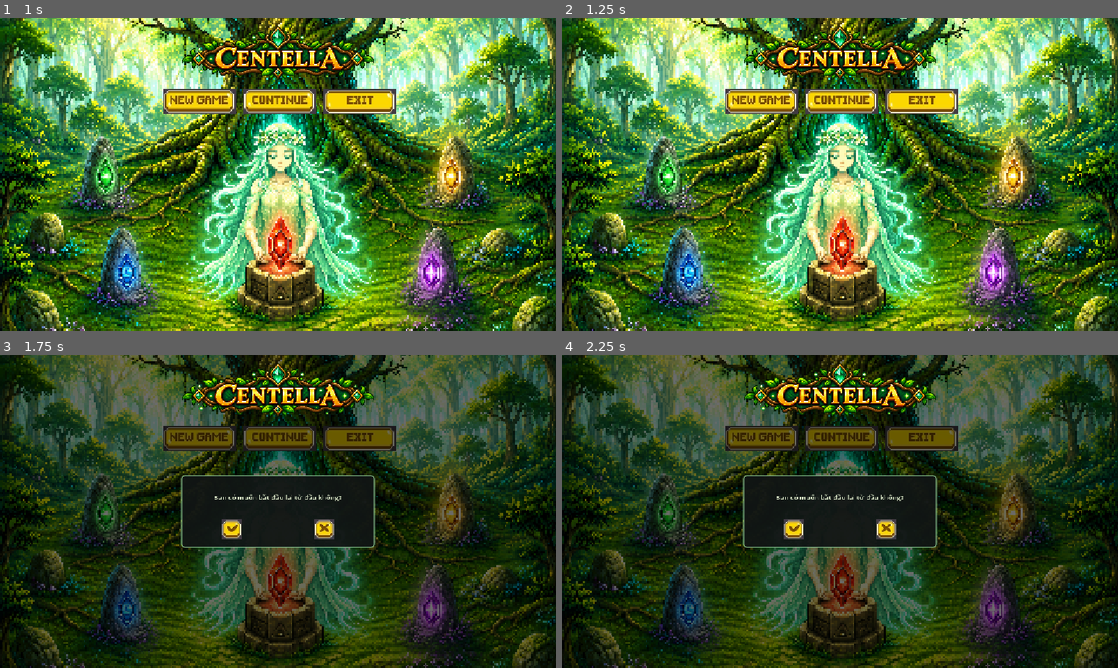
Above: before the commit, frames 1-4 (two rows, left to right).
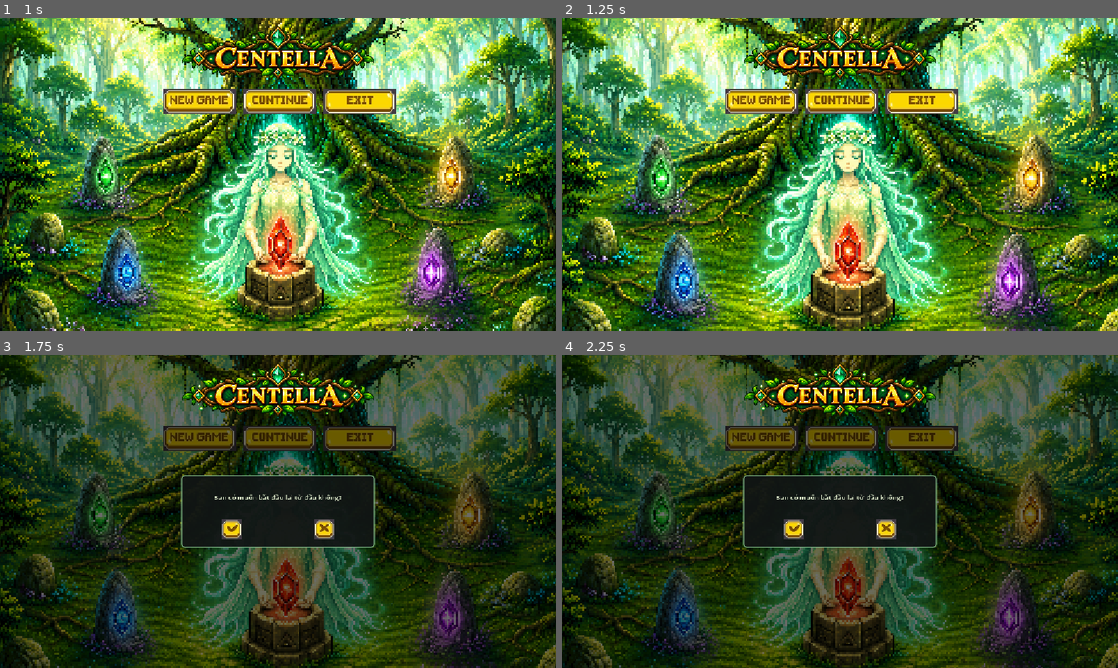
Above: after the commit, the same moments.

Repository: triqanforwork-collab/2DGameProject
Game: Godot game, scene res://scenes/ui/SplashScreen.tscn
The game is run twice, just before and just after one commit, with the same random seed, the same clock (stepped at 60 frames per second) and the same inputs.
Inputs (mouse positions are in pixels of both pictures, inside the frame that each line leads up to):
- Up to frame 1 (1 s): tap Enter at 0.5 s; move the mouse to (400, 158) at 0.52 s; hold D (move_right) from 0.53 s (still down); tap Space (attack) at 0.6 s; click (400, 158) at 0.67 s
- Up to frame 2 (1.25 s): keep holding D (move_right)
- Up to frame 3 (1.75 s): release D (move_right) at 1.25 s; click (200, 439) at 1.25 s
- Up to frame 4 (2.25 s): click (762, 439) at 2 s

Frame 1 is identical in both runs. In frame 2, 76% of the frame differs, in the area x 0-100%, y 0-100%; in frame 3, 43%; in frame 4, 42%.

Commit message:
Animate main menu background

Diff:
--- a/scripts/ui/main_menu.gd
+++ b/scripts/ui/main_menu.gd
@@ -1,6 +1,10 @@
 extends Control
 
 const HUB_SCENE_PATH := "res://scenes/hub/Hub.tscn"
+const BACKGROUND_BASE_ZOOM := 1.06
+const BACKGROUND_ZOOM_RANGE := 0.012
+const BACKGROUND_DRIFT_RANGE := Vector2(12.0, 8.0)
+const BACKGROUND_DRIFT_SPEED := Vector2(0.32, 0.24)
 
 enum ConfirmAction {
 	NONE,
@@ -8,14 +12,39 @@
 	EXIT_GAME,
 }
 
+@onready var background: TextureRect = $Background
 @onready var confirm_overlay: Control = $ConfirmOverlay
 @onready var message_label: Label = $ConfirmOverlay/ConfirmPanel/DialogLayout/MessageLabel
 
+var background_base_position := Vector2.ZERO
 var current_confirm_action: ConfirmAction = ConfirmAction.NONE
 
 
 func _ready() -> void:
 	hide_confirmation()
+	await get_tree().process_frame
+	setup_background_motion()
+
+
+func _process(_delta: float) -> void:
+	animate_background()
+
+
+func setup_background_motion() -> void:
+	background_base_position = background.position
+	background.pivot_offset = background.size * 0.5
+
+
+func animate_background() -> void:
+	var time := Time.get_ticks_msec() / 1000.0
+	var zoom := BACKGROUND_BASE_ZOOM + sin(time * 0.45) * BACKGROUND_ZOOM_RANGE
+	var drift := Vector2(
+		sin(time * BACKGROUND_DRIFT_SPEED.x) * BACKGROUND_DRIFT_RANGE.x,
+		cos(time * BACKGROUND_DRIFT_SPEED.y) * BACKGROUND_DRIFT_RANGE.y
+	)
+
+	background.scale = Vector2.ONE * zoom
+	background.position = background_base_position + drift
 
 
 func _on_new_game_pressed() -> void:
